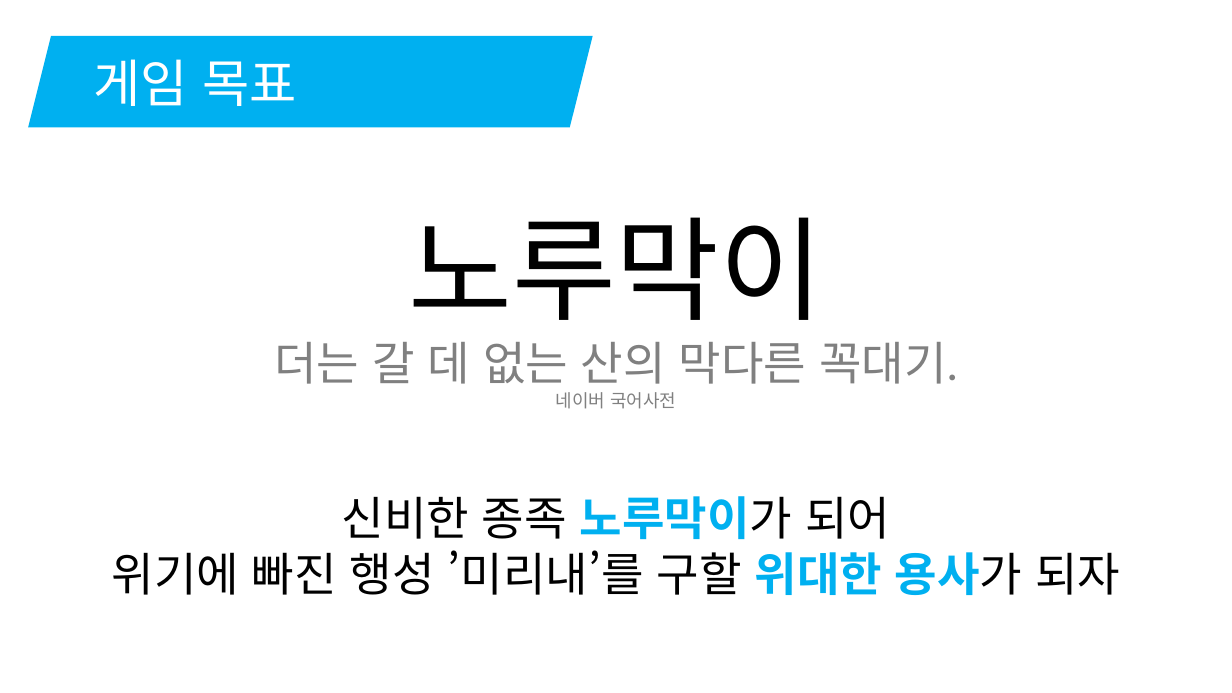
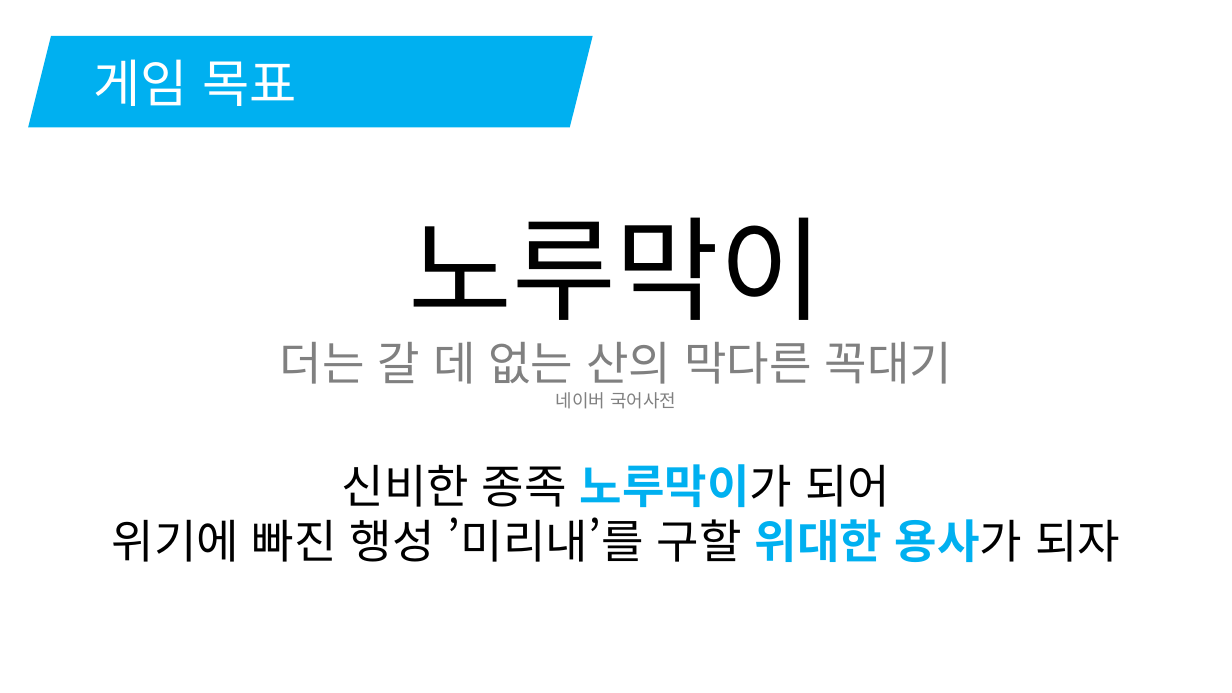
Before and after one commit to korleinster/gamebusdriver, a slide deck: slide 5 of documents/노루막이_김형준_신창섭_홍승필_허지훈.pptx. Drawn at 1232x693 pixels with LibreOffice and Linux fonts; fonts in the diff are those of the drawing; background and template pictures are left out. Boxes give left, top, right and bottom in pixels: in the first picture for what was removed or moved away, otherwise in the second. Text is boxed around its words. In the diff, an @@ line names an element or a change of style, - is before the commit and + after.

```diff
--- a/documents/노루막이_김형준_신창섭_홍승필_허지훈.pptx
+++ b/documents/노루막이_김형준_신창섭_홍승필_허지훈.pptx
@@ text at bbox=[280, 342, 953, 384]: text changed @@
-더는 갈 데 없는 산의 막다른 꼭대기.
+더는 갈 데 없는 산의 막다른 꼭대기
@@ text "신비한 종족 노루막이가 되어": place and size @@
-text "신비한 종족 노루막이가 되어" at bbox=[111, 496, 1120, 595]
+text "신비한 종족 노루막이가 되어" at bbox=[111, 464, 1120, 562]
```
Also in this commit, not shown: 5 other slides changed, 5 slides removed.
